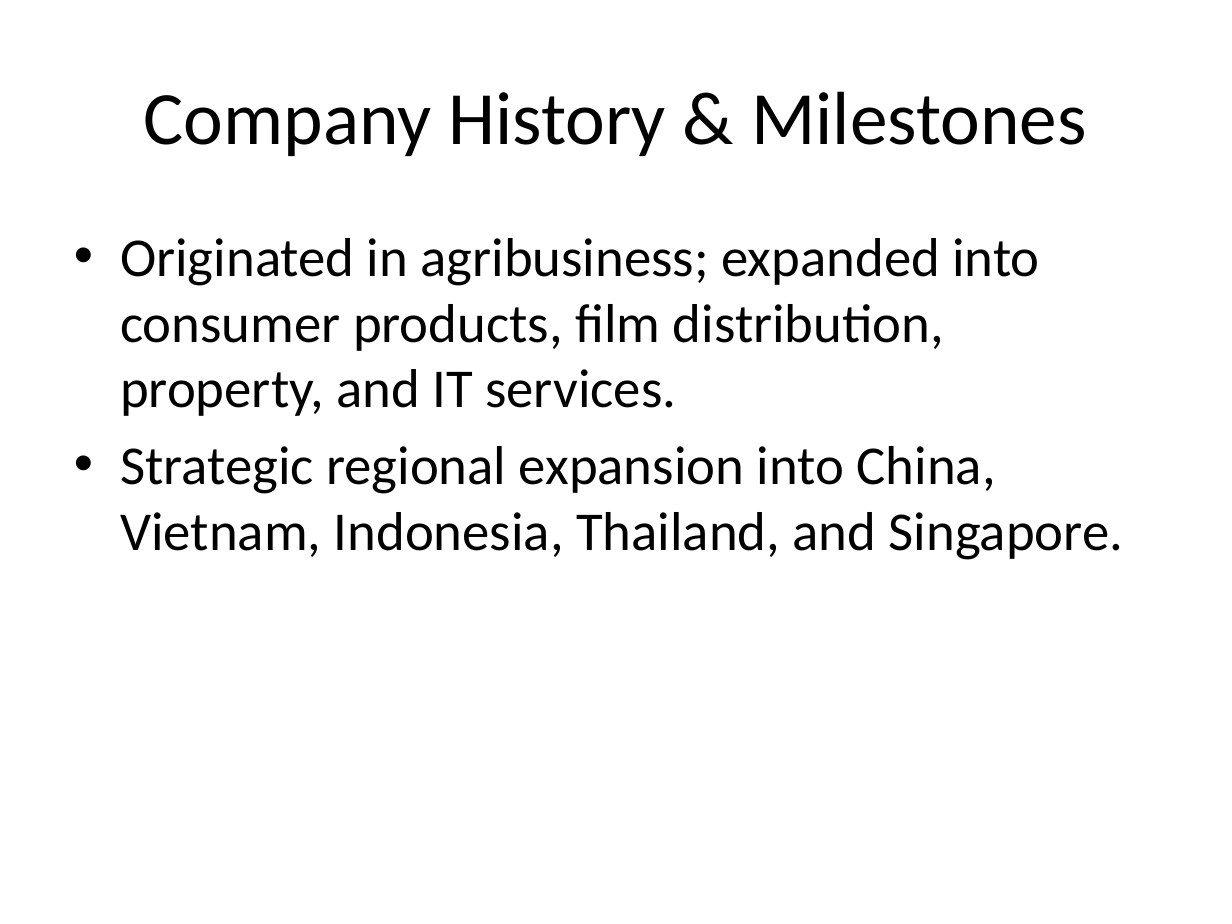
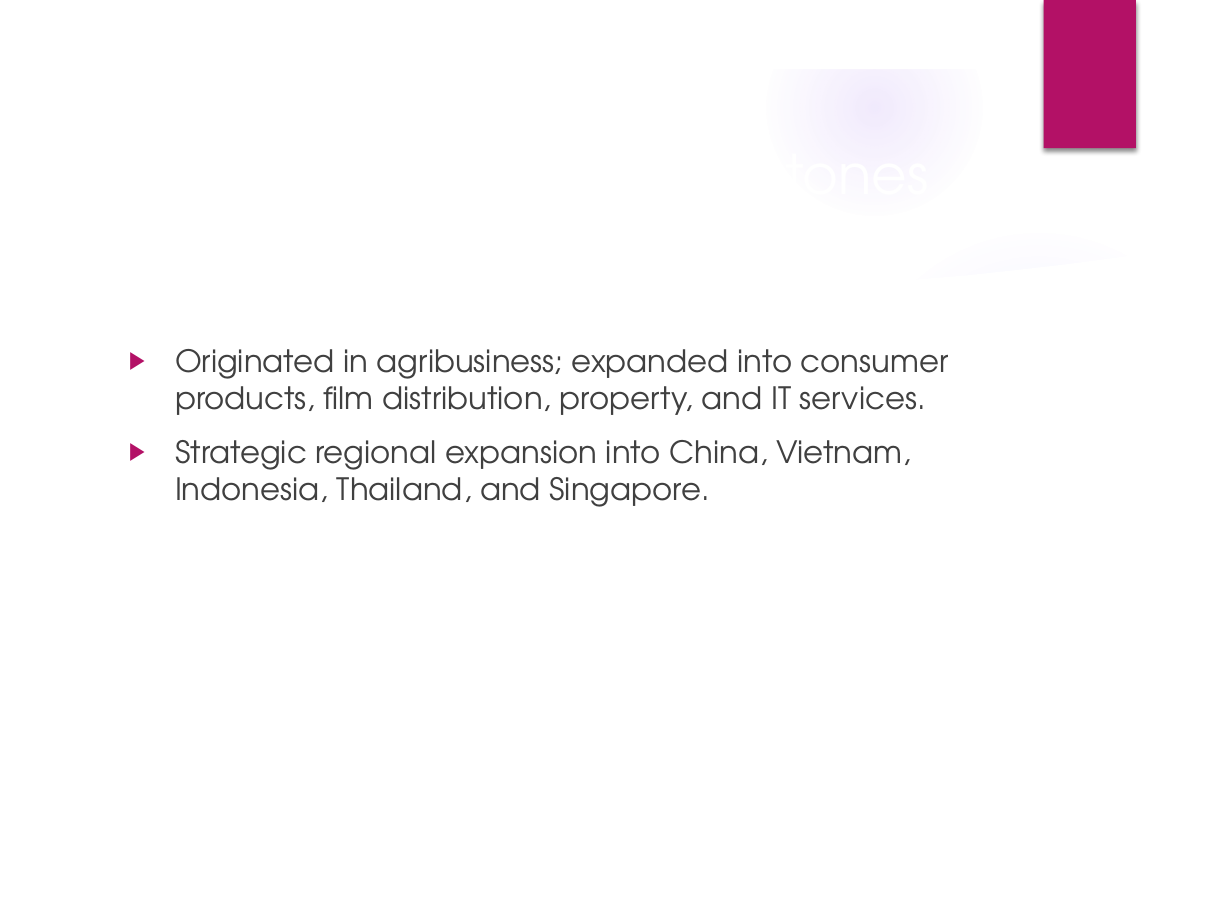
Before and after one commit to tello911/Learning, a slide deck: slide 4 of Company Research/PPB Group/PPB_Group_Strategic_Profile.pptx. Drawn at 1232x924 pixels with LibreOffice and Linux fonts; fonts in the diff are those of the drawing; background and template pictures are left out. Boxes give left, top, right and bottom in pixels: in the first picture for what was removed or moved away, otherwise in the second. Text is boxed around its words. In the diff, an @@ line names an element or a change of style, - is before the commit and + after.

Commit message:
added company

```diff
--- a/Company Research/PPB Group/PPB_Group_Strategic_Profile.pptx
+++ b/Company Research/PPB Group/PPB_Group_Strategic_Profile.pptx
@@ group added at (x1=0, y1=0, x2=1232, y2=924): 4 ellipses, 3 freeform shapes @@
@@ rectangle added at (x1=1044, y1=0, x2=1136, y2=148), fill #B31166 @@
@@ title "Company History & Milestones" moved from (x1=144, y1=91, x2=1086, y2=156) to (x1=117, y1=124, x2=972, y2=221) @@
@@ title "Company History & Milestones" at (x1=117, y1=124, x2=972, y2=221): size 44 to 32 pt, font Calibri to TeX Gyre Adventor, text colour #000000 to #FFFFFF; alignment centre to left @@
@@ text "Originated in agribusiness; expanded into ..." moved from (x1=120, y1=238, x2=1124, y2=560) to (x1=175, y1=349, x2=949, y2=507) @@
@@ text "Originated in agribusiness; expanded into ..." at (x1=175, y1=349, x2=949, y2=507): size 32 to 18 pt, font Calibri to TeX Gyre Adventor, text colour #000000 to #404040; bullet • to ▶; more space between paragraphs @@
```
Also in this commit, not shown: 14 other slides changed, 1 slide added, 1 other file.
